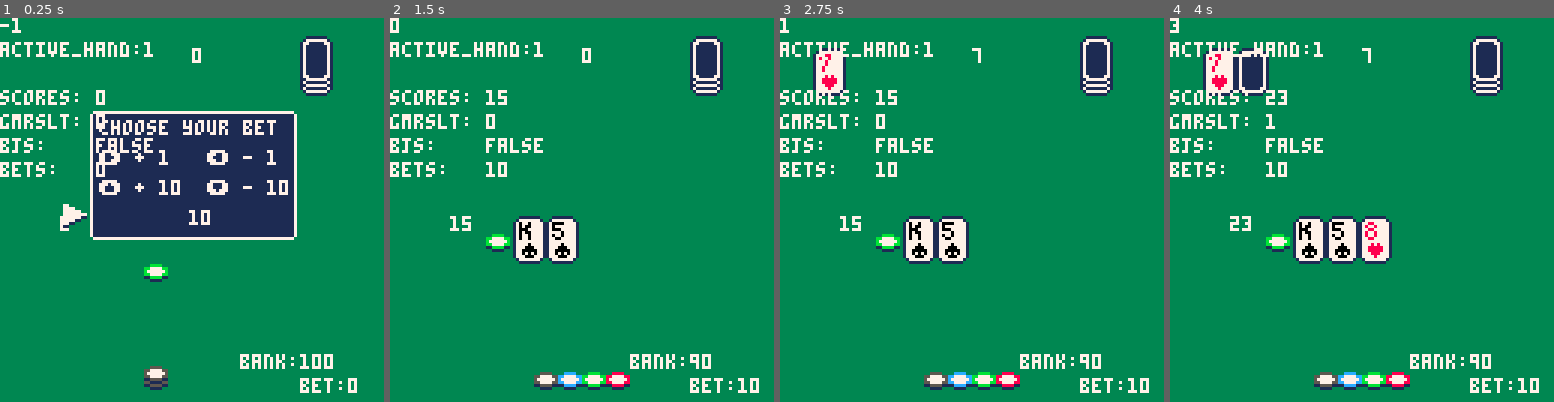
Above: before the commit, frames 1-4 (left to right).
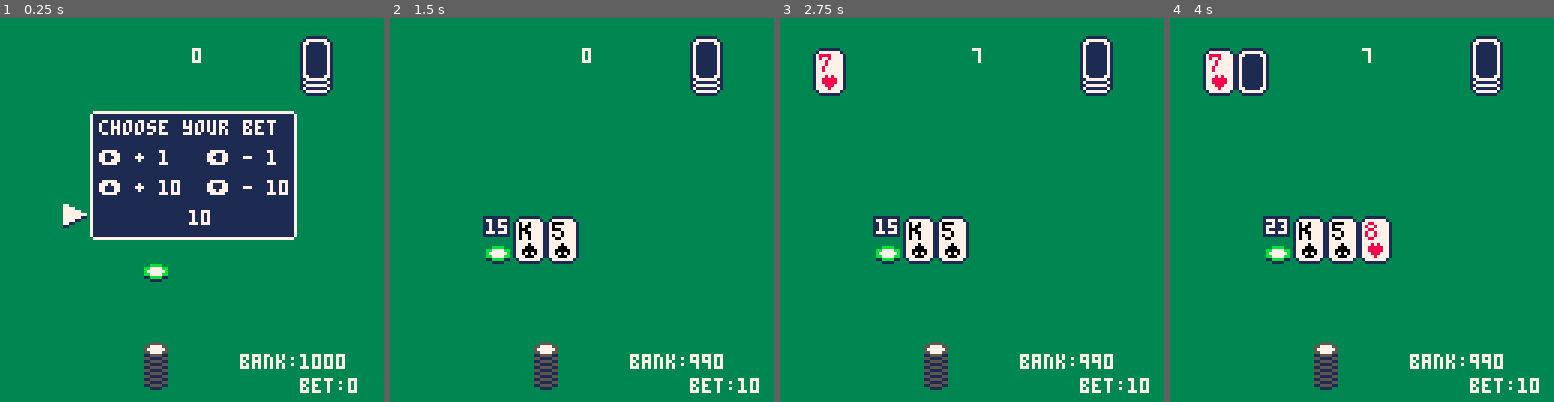
Above: after the commit, the same moments.

Repository: UA-koval/blackjack-pico-8
Game: PICO-8 cartridge blackjack.p8
Two runs of this game, one before a commit and one after it. Both use one fixed random seed, a clock stepped at 60 frames per second and the inputs below.
Inputs:
- Up to frame 1 (0.25 s): no input
- Up to frame 2 (1.5 s): tap O (Z key) at 0.33, 0.7, 1.43 s
- Up to frame 3 (2.75 s): hold Left 1.97-2.37 s; tap O (Z key) at 2.22 s; hold Down from 2.42 s (still down)
- Up to frame 4 (4 s): release Down at 2.82 s; hold Right 2.87-3.53 s; tap O (Z key) at 3.1, 3.98 s; hold Up from 3.58 s (still down)

The runs differ from the first frame. In frame 1, 3.0% of the frame differs, in the area x 0-90%, y 0-94%; in frame 2, 4.8%, in the area x 0-87%, y 0-97%; in frame 3, 4.7%; in frame 4, 4.7%.

Commit message:
Progress.

Diff:
--- a/blackjack.p8
+++ b/blackjack.p8
@@ -27,7 +27,7 @@
 
 -- game logic vars
 bets = {0}
-bank = 100
+bank = 1000
 hands= {{}}
 active_hand=1
 dealer = {}
@@ -62,7 +62,7 @@
 cursor_anim_frame = 0
 tempbet = 10
 
-debug=true
+debug=false
 -->8
 -- game logic functions
 function reset_game()
@@ -163,7 +163,7 @@
 chip_vals={50,25,10,5,1}
 chip_amount={}
 offset=0
-drawbet=v
+drawbet=min(300,v)
 
 for v in all(chip_vals) do
 	y = (v * (flr(drawbet/v)))
@@ -285,10 +285,11 @@
 	draw_chips(bankx,banky,bank)
 
 	for n,hand in pairs(hands) do
+		-- bets
+		draw_chips(handx+10,(handy+12)+n*16,bets[active_hand],true)
 	 -- counters
-		print(count_score(hand),handx-10,(handy+0)+n*16,7)
-		-- bets
-		draw_chips(handx+10,(handy+8)+n*16,bets[active_hand],true)
+	 rectfill(handx+1,(handy+0)+n*16,handx+9,(handy+6)+n*16,1)
+		print(count_score(hand),handx+2,(handy+1)+n*16,7)
 	end
 
 	-- dealer counter
@@ -435,7 +436,8 @@
 
 if (bank<bets[1]) item_lim=2
 if #hands[active_hand]>2 then
- item_lim=1 end
+ item_lim=1
+ else item_lim=4 end
 
 if btnp(3) and item<item_lim then
 	item+=1 end
